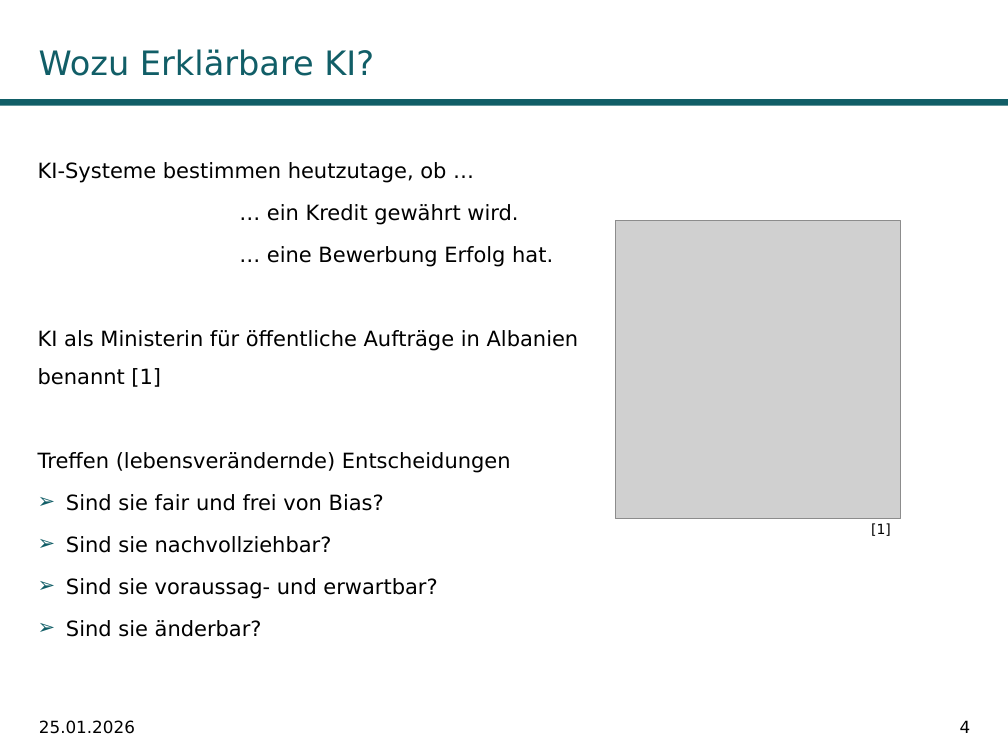
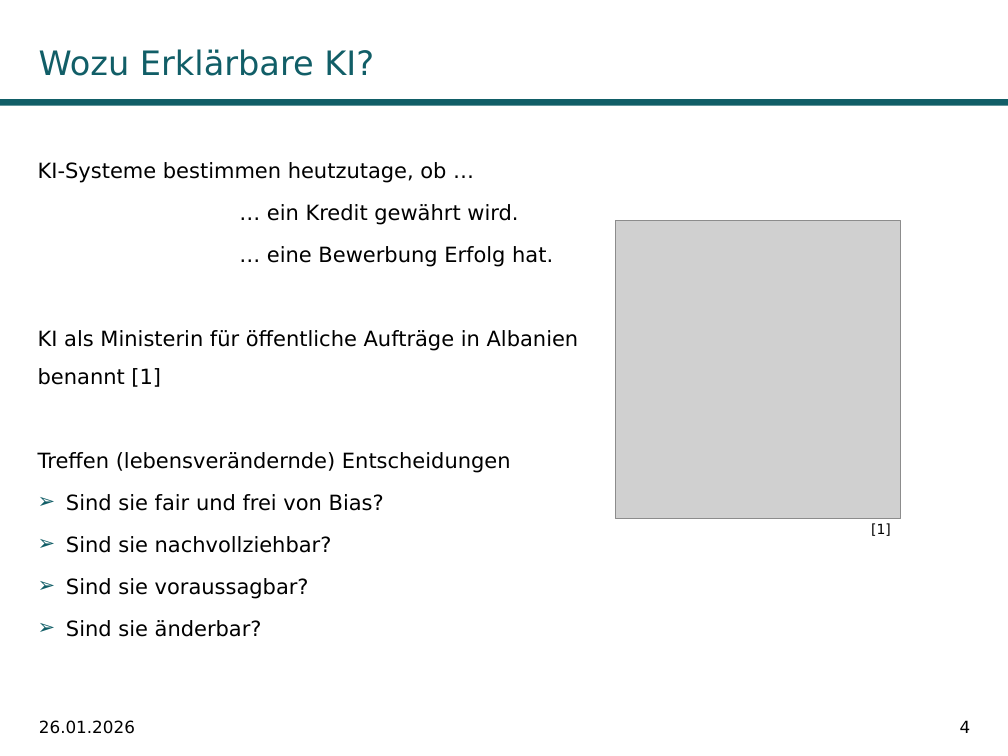
Before and after one commit to fabiw98/Seminar_DICE, a slide deck: slide 4 of Präsentation/PräsentationDiCE.pptx. Drawn at 1008x756 pixels with LibreOffice and Linux fonts; fonts in the diff are those of the drawing; grey boxes stand for pictures; background and template pictures are left out. Boxes give left, top, right and bottom in pixels: in the first picture for what was removed or moved away, otherwise in the second. Text is boxed around its words. In the diff, an @@ line names an element or a change of style, - is before the commit and + after.

```diff
--- a/Präsentation/PräsentationDiCE.pptx
+++ b/Präsentation/PräsentationDiCE.pptx
@@ text at (x1=66, y1=578, x2=309, y2=599): text changed @@
-➢ Sind sie voraussag- und erwartbar?
+➢ Sind sie voraussagbar?
@@ text at (x1=39, y1=720, x2=135, y2=734): text changed @@
-25.01.2026
+26.01.2026
```
Also in this commit, not shown: 72 other slides changed, 3 slides added.
